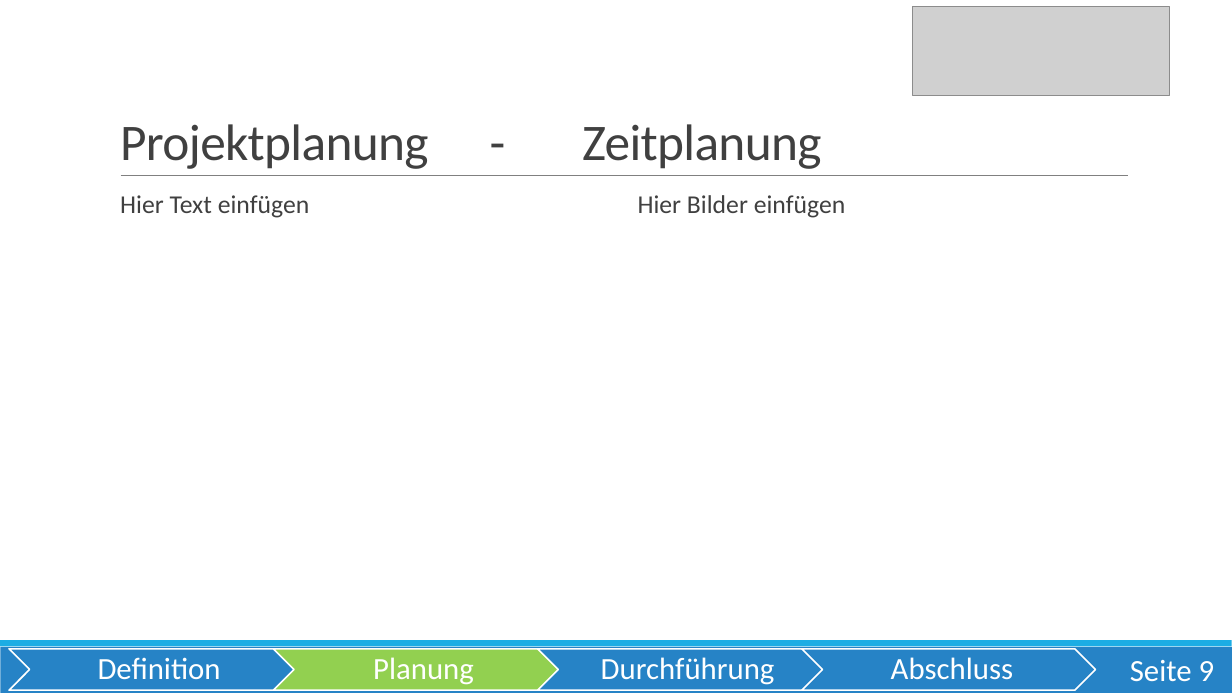
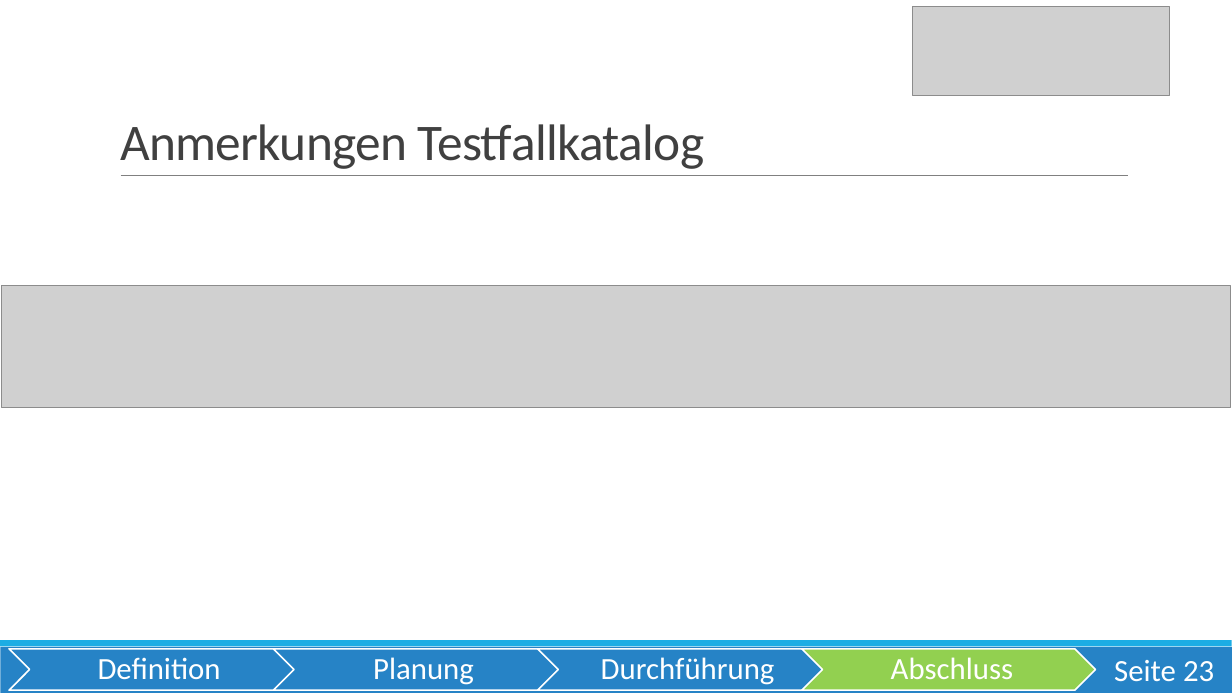
Before and after one commit to OberstufenprojektVOIP/OSP_VOIP, a slide deck: slide 23 of Pr-sentation/Präsentation VoIP Echt.pptx (slide 9 before the commit). Drawn at 1232x693 pixels with LibreOffice and Linux fonts; fonts in the diff are those of the drawing; grey boxes stand for pictures. Boxes give left, top, right and bottom in pixels: in the first picture for what was removed or moved away, otherwise in the second. Text is boxed around its words. In the diff, an @@ line names an element or a change of style, - is before the commit and + after.

```diff
--- a/Pr-sentation/Präsentation VoIP Echt.pptx
+++ b/Pr-sentation/Präsentation VoIP Echt.pptx
@@ title at [120,124,704,169]: text changed @@
-Projektplanung - Zeitplanung
+Anmerkungen Testfallkatalog
@@ text removed at [120,195,310,218] @@
-  Hier Text einfügen
@@ text removed at [638,195,846,218] @@
-  Hier Bilder einfügen
@@ picture added at [2,286,1230,408] @@
@@ chevron at [274,649,567,690]: fill #92D050 to #2683C6 @@
@@ chevron at [802,649,1096,690]: fill #2683C6 to #92D050 @@
@@ page number at [1114,660,1214,682]: text changed @@
-Seite 9
+Seite 23
```
Also in this commit, not shown: 12 other slides changed, 11 slides added, 3 slides removed.
